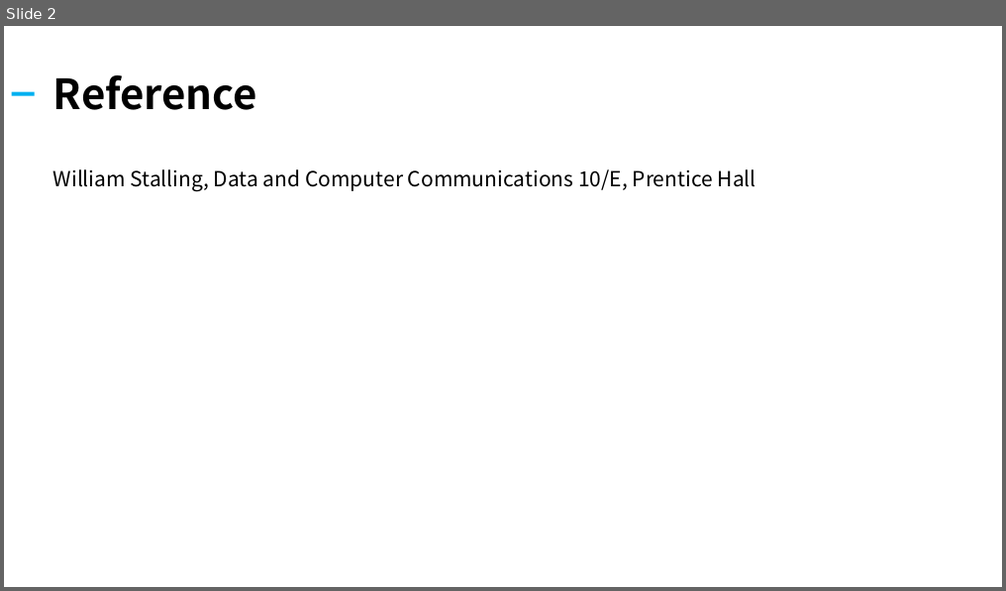
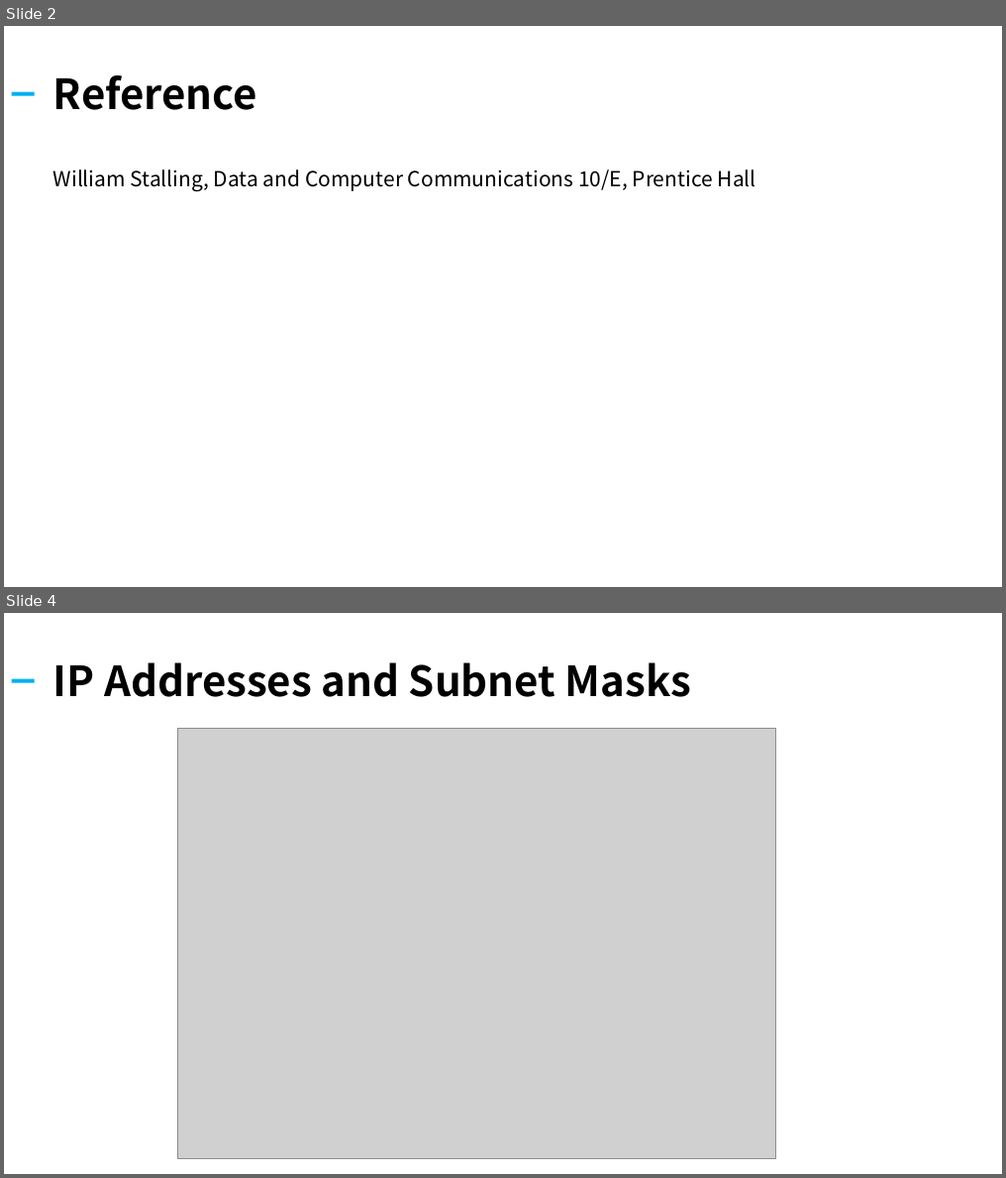
Before and after one commit to kiku99/AWS, a slide deck: Network/05. Network Internet Protocol (2).pptx. Shown one above the other, each under a label of ours: slide 2 before the commit, slides 2 and 4 after it; the slides between them are not shown. The pictures are 1006x591 and 1006x1178 pixels, drawn with LibreOffice and Linux fonts; fonts in the diff are those of the drawing; grey boxes stand for pictures. Boxes give left, top, right and bottom in pixels: in the first picture for what was removed or moved away, otherwise in the second. Text is boxed around its words. In the diff, an @@ line names an element or a change of style, - is before the commit and + after.

```diff
--- a/Network/05. Network Internet Protocol (2).pptx
+++ b/Network/05. Network Internet Protocol (2).pptx
@@ slide 4 added at <box>4,613,1002,1174</box>, background #FFFFFF @@
@@ title added at <box>54,663,692,697</box>, 40 pt, text #000000, bold @@
+IP Addresses and Subnet Masks
@@ rectangle added at <box>12,679,35,682</box>, fill #00B0F0 @@
@@ picture added at <box>177,728,775,1158</box> @@
```
Also in this commit, not shown: 1 slide changed, 22 other slides added, 16 slides removed, 1 other file.
